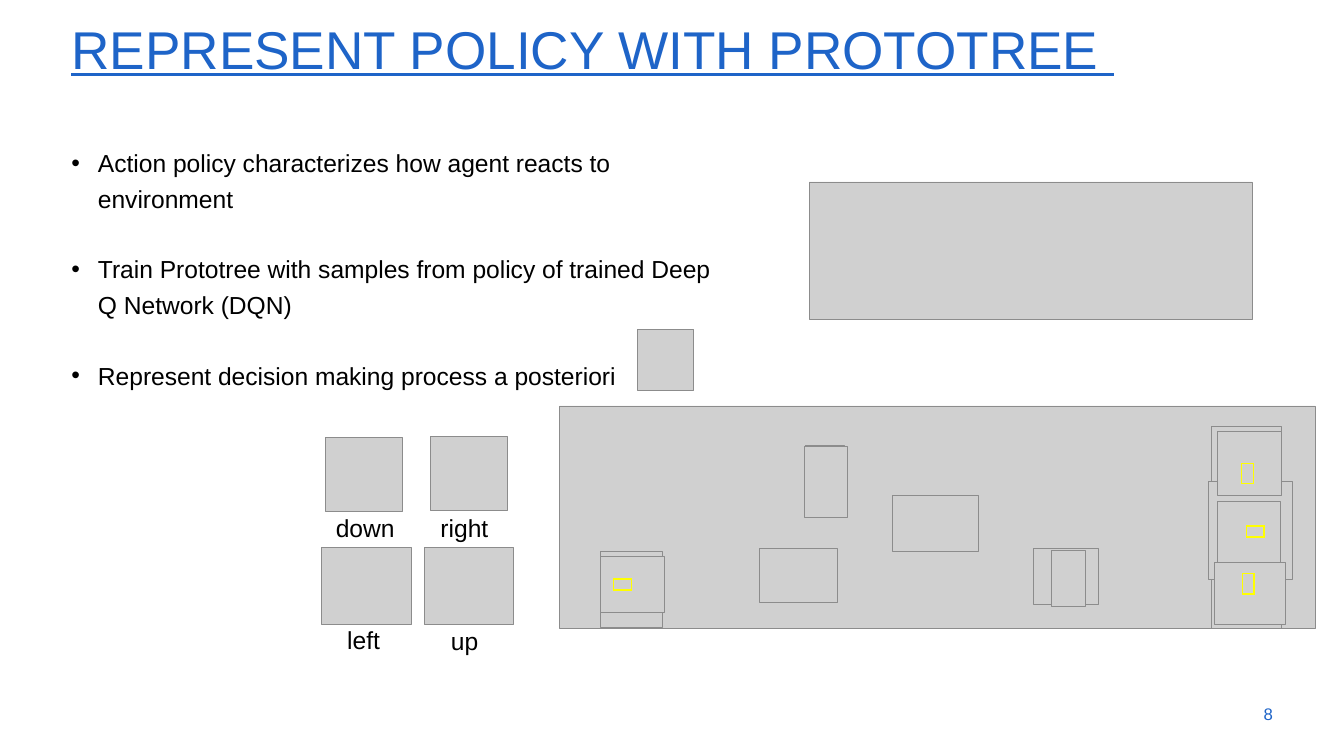
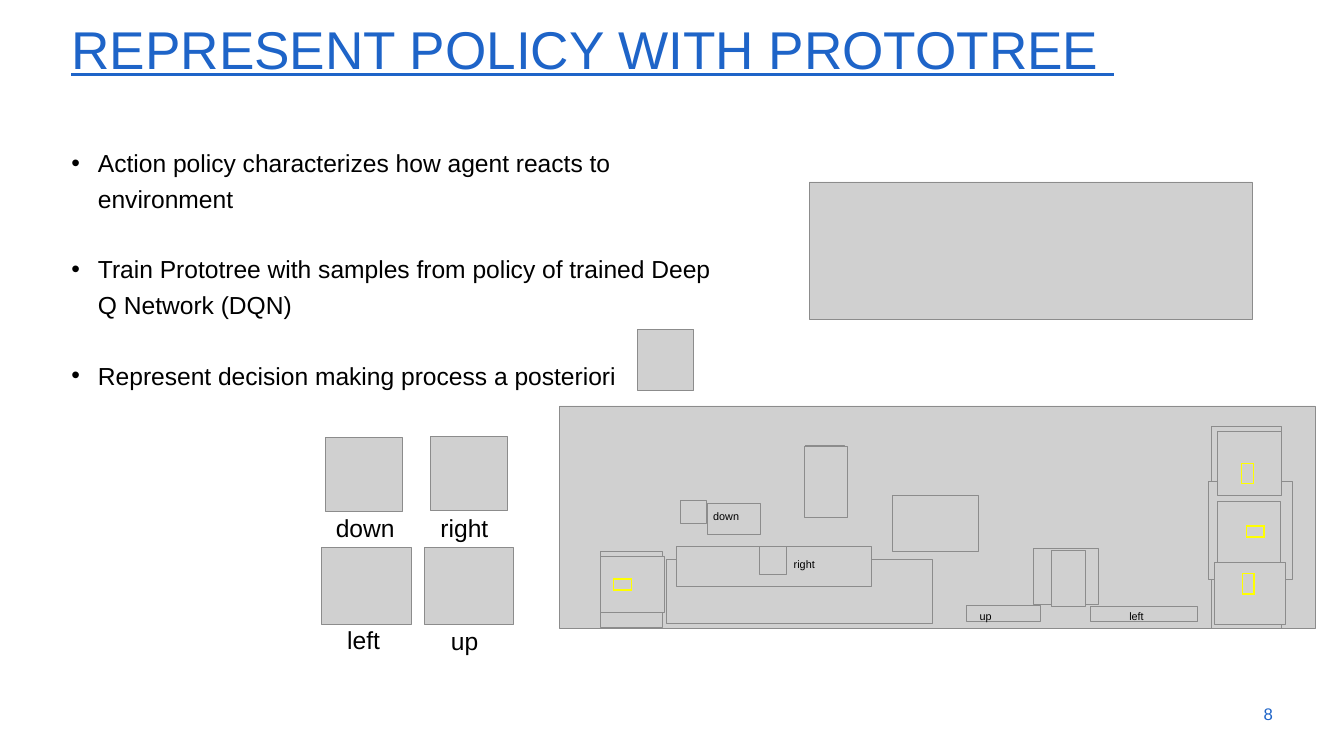
Before and after one commit to xdv6/MastersThesis, a slide deck: slide 8 of tussentijdse_presentatie/tussentijdse_presentatie_masterproef.potx. Drawn at 1344x756 pixels with LibreOffice and Linux fonts; fonts in the diff are those of the drawing; grey boxes stand for pictures; background and template pictures are left out. Boxes give left, top, right and bottom in pixels: in the first picture for what was removed or moved away, otherwise in the second. Text is boxed around its words. In the diff, an @@ line names an element or a change of style, - is before the commit and + after.

Commit message:
aanpassing ppt tussentijdse presentatie

```diff
--- a/tussentijdse_presentatie/tussentijdse_presentatie_masterproef.potx
+++ b/tussentijdse_presentatie/tussentijdse_presentatie_masterproef.potx
@@ group added at [667, 500, 1198, 623]: 7 pictures, 4 texts @@
+down
+right
+up
+left
```
